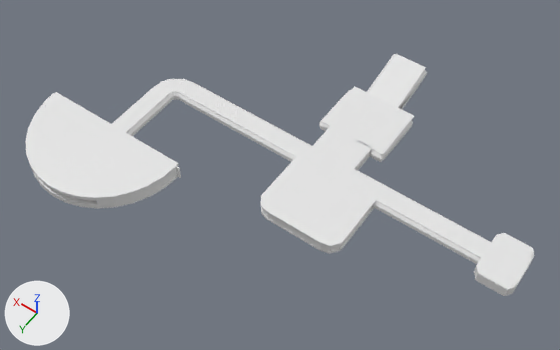
One commit to the FBX model Assets/Scenes/Chapter1-1/Models/Chapter1-1Mesh.fbx: the scene before it, then after it.
The view is the same before and after, from a 50 mm camera at (-89.0, 155.0, 250.0) aimed at (25.0, -6.0, -2.0). Every picture has the same lights, and +X, +Y and +Z are marked at lower left. Where no turn or scale is listed for an object, it has been applied to the vertices. Vertices at the same position are counted once.

Script lines for the objects in view, before the commit:
```python
ob_chamberwallsleft = bpy.data.objects.new('ChamberWallsLeft', me_cube_001)
ob_chamberwallsleft.location = (-14.5, -10.9, 2.4)
ob_plane_004 = bpy.data.objects.new('Plane.004', me_plane_015)
ob_plane_004.location = (-7.6, -22.5, 2.4)
ob_plane_005 = bpy.data.objects.new('Plane.005', me_plane_018)
ob_plane_005.location = (2.7, -17.0, 0.3)
ob_plane_006 = bpy.data.objects.new('Plane.006', me_plane_016)
ob_plane_006.location = (-7.6, -21.8, 4.1)
ob_plane_007 = bpy.data.objects.new('Plane.007', me_plane_017)
ob_plane_007.location = (-68.8, -17.2, 0.4)
ob_plane_008 = bpy.data.objects.new('Plane.008', me_plane_008)
ob_plane_008.location = (-68.8, -17.2, 5.0)
ob_plane_011 = bpy.data.objects.new('Plane.011', me_plane_060)
ob_plane_011.location = (27.4, -22.5, 2.5)
ob_plane_019 = bpy.data.objects.new('Plane.019', me_plane_020)
ob_plane_019.location = (-20.3, -11.8, 2.5)
ob_semi_circle_001 = bpy.data.objects.new('semi_circle.001', me_semi_circle_002)
ob_semi_circle_001.location = (93.3, 20.0, 5.6)
# also in view: 'Plane.009' at (3.0, 2.0, 5.0); 'Cylinder' at (93.0, 38.0, 2.0); 'Plane.013' at (10.0, -51.0, 8.0); 'Plane.051' at (17.0, -1.0, 5.0); 'Plane.029' at (54.0, 4.0, 2.0)
```
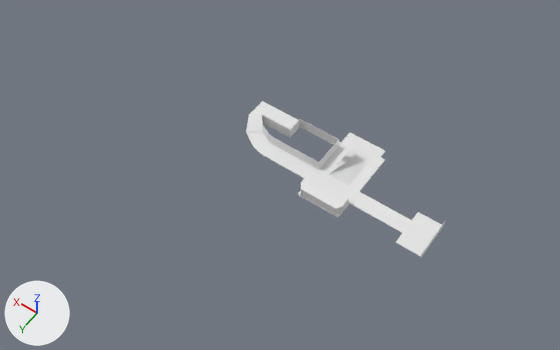
Pixel boxes [x1, y1, x2, y2] of what changed, in the pictures (560 x 350 px):
'semi_circle.001', deleted
    before: [31, 92, 179, 194]
'Plane.051', deleted
    before: [112, 79, 491, 258]
'Plane', reshaped, moved, rescaled
    before: [358, 156, 370, 170]
    after: [246, 101, 442, 257]
'Plane.013', deleted
    before: [312, 54, 426, 172]
'Plane.009', deleted
    before: [261, 156, 376, 247]
'Cylinder', deleted
    before: [25, 94, 178, 209]
'Plane.008', deleted
    before: [476, 233, 535, 290]
'Cube.006', added
    after: [262, 115, 339, 169]
'Plane.001', reshaped, moved, rescaled
    before: [261, 207, 374, 254]
    after: [301, 175, 350, 208]
'Plane.030', deleted
    before: [126, 92, 295, 160]
'Plane.018', deleted
    before: [374, 201, 481, 262]
'Plane.029', deleted
    before: [131, 96, 293, 162]
'Plane.006', deleted
    before: [355, 70, 490, 242]
'Cube', reshaped, moved, rescaled
    before: [474, 257, 534, 296]
    after: [340, 199, 349, 213]
'ChamberWallsLeft', deleted
    before: [288, 206, 372, 251]
'Plane.019', deleted
    before: [372, 204, 478, 264]
'Cube.004', added
    after: [301, 190, 336, 214]
'Plane.012', deleted
    before: [115, 54, 396, 146]
'Plane.004', deleted
    before: [356, 73, 457, 224]
'ChamberWallsRight', deleted
    before: [262, 208, 288, 230]
'Cube.007', added
    after: [421, 221, 445, 257]
'Cube.001', reshaped, moved, turned, rescaled
    before: [176, 166, 181, 178]
    after: [334, 207, 342, 215]
'semi_circle', deleted
    before: [153, 175, 178, 193]
'Plane.011', deleted
    before: [150, 89, 351, 145]

What changed in the scene script:
```text
Change me_plane_013:
    used by ob_plane; location = (10.0, -27.0, 0.2); scale = (3.45, 8.14, 1.0)
    remove me_plane_013.from_pydata(...)  # 94 vertices, 92 faces; spans x -4.61..4.36, y -6.93..0.72, z -0.16..6.0
    add me_plane_013.from_pydata(...)  # 339 vertices, 301 faces; spans x -5.21..4.6, y -1.03..10.06, z -0.37..1.34
    me_plane_013 part 2: 91 vertices removed from x -4.61..4.36, y -6.93..0.72, z -0.16..6.0; 336 vertices added at x -5.21..4.6, y -1.03..10.06, z -0.37..1.34
Change me_cube:
    used by ob_cube; location = (-61.0, -10.2, 2.4); scale = (0.108, 1.0, 2.33)
    remove me_cube.from_pydata(...)  # 52 vertices, 50 faces; spans x -143.6..1.1, y -17.9..4.0, z -1.0..1.0
    add me_cube.from_pydata(...)  # 8 vertices, 6 faces; spans x -1.0..1.0, y -0.9..1.0, z -1.0..1.0
    me_cube part 1
    44 vertices are removed from x -143.6..1.1, y -17.9..4.0, z -1.0..1.0
    46 faces are deleted
    4 vertices in x -1.0..1.0, y -1.0, z -1.0..1.0 move by (0.0, 0.1, 0.0)
    2 new faces join them
Change me_cube_002:
    used by ob_cube_001; location = (72.3, 20.1, 2.3); scale = (15.1, 0.294, 3.11)
    remove me_cube_002.from_pydata(...)  # 8 vertices, 6 faces; spans x -1.0..1.0, y -2.12..-0.12, z -1.0..1.0
    add me_cube_002.from_pydata(...)  # 16 vertices, 12 faces; spans x -1.0..1.0, y -1.0..1.0, z -1.0..1.0
    me_cube_002 part 4: the whole mesh is rebuilt
Change me_plane_001:
    used by ob_plane_001; location = (4.2, 1.5, 0.4); scale = (19.6, 14.9, 5.73)
    remove me_plane_001.from_pydata(...)  # 160 vertices, 158 faces; spans x -1.0..0.92, y -1.0..0.98, z -0.19..0.0
    add me_plane_001.from_pydata(...)  # 50 vertices, 48 faces; spans x -1.0..1.0, y -0.94..0.56, z -0.14..0.0
    me_plane_001 part 3: 149 vertices removed from x -1.0..0.92, y -1.0..0.98, z -0.19..0.0; 39 vertices added at x -1.0..1.0, y -0.94..0.56, z -0.14..0.0
Remove ob_chamberwallsleft:
    ob_chamberwallsleft = bpy.data.objects.new('ChamberWallsLeft', me_cube_001)
Remove ob_plane_019:
    ob_plane_019 = bpy.data.objects.new('Plane.019', me_plane_020)
Change ob_plane:
    ob_plane.location: (10.0, -27.0, 0.2) -> (0.6, 0.2, 7.8)
    ob_plane.scale: (3.45, 8.14, 1.0) -> (-9.54, -4.05, -11.0)
Remove ob_semi_circle_001:
    ob_semi_circle_001 = bpy.data.objects.new('semi_circle.001', me_semi_circle_002)
Change ob_cube:
    ob_cube.location: (-61.0, -10.2, 2.4) -> (-8.5, -0.9, 9.7)
    ob_cube.scale: (0.108, 1.0, 2.33) -> (0.109, 2.92, 2.16)
Remove ob_plane_005:
    ob_plane_005 = bpy.data.objects.new('Plane.005', me_plane_018)
Remove ob_plane_011:
    ob_plane_011 = bpy.data.objects.new('Plane.011', me_plane_060)
Remove ob_plane_007:
    ob_plane_007 = bpy.data.objects.new('Plane.007', me_plane_017)
Remove ob_plane_004:
    ob_plane_004 = bpy.data.objects.new('Plane.004', me_plane_015)
Remove ob_plane_008:
    ob_plane_008 = bpy.data.objects.new('Plane.008', me_plane_008)
Change ob_cube_001:
    ob_cube_001.location: (72.3, 20.1, 2.3) -> (-7.8, 2.8, 9.7)
    ob_cube_001.rotation_euler: (0.0, 0.0, 0.0) -> (0.0, 0.0, -0.552)  # degrees (0, 0, 0) -> degrees (0, 0, -32)
    ob_cube_001.scale: (15.1, 0.294, 3.11) -> (0.102, 1.57, 2.16)
Remove ob_plane_030:
    ob_plane_030 = bpy.data.objects.new('Plane.030', me_plane_012)
Remove ob_plane_051:
    ob_plane_051 = bpy.data.objects.new('Plane.051', me_plane_002)
Remove ob_plane_013:
    ob_plane_013 = bpy.data.objects.new('Plane.013', me_plane_023)
Change ob_plane_001:
    ob_plane_001.location: (4.2, 1.5, 0.4) -> (0.8, 1.2, 12.0)
    ob_plane_001.scale: (19.6, 14.9, 5.73) -> (9.59, 5.12, 1.0)
Remove ob_plane_018:
    ob_plane_018 = bpy.data.objects.new('Plane.018', me_plane_019)
Remove ob_plane_028:
    ob_plane_028 = bpy.data.objects.new('Plane.028', me_plane_011)
Remove ob_plane_003:
    ob_plane_003 = bpy.data.objects.new('Plane.003', me_plane_014)
Remove ob_plane_012:
    ob_plane_012 = bpy.data.objects.new('Plane.012', me_plane_061)
Remove ob_chamberwallsright:
    ob_chamberwallsright = bpy.data.objects.new('ChamberWallsRight', me_cube_003)
Remove ob_cylinder:
    ob_cylinder = bpy.data.objects.new('Cylinder', me_cylinder_002)
Remove ob_plane_029:
    ob_plane_029 = bpy.data.objects.new('Plane.029', me_plane_066)
Remove ob_semi_circle:
    ob_semi_circle = bpy.data.objects.new('semi_circle', me_semi_circle)
Remove ob_plane_006:
    ob_plane_006 = bpy.data.objects.new('Plane.006', me_plane_016)
Remove ob_plane_009:
    ob_plane_009 = bpy.data.objects.new('Plane.009', me_plane_022)
Add ob_cube_006:
    ob_cube_006 = bpy.data.objects.new('Cube.006', me_cube_010)  # 125 vertices, 124 faces; spans x -21.5..11.8, y -7.3..7.4, z -1.7..3.4
    ob_cube_006.location = (31.6, -18.1, 8.9)
Add ob_cube_004:
    ob_cube_004 = bpy.data.objects.new('Cube.004', me_cube_004_1)  # a box spanning x -8.0..8.0, y -0.1..0.1, z -2.2..2.2
    ob_cube_004.location = (0.6, 3.9, 9.7)
Add ob_cube_007:
    ob_cube_007 = bpy.data.objects.new('Cube.007', me_cube_011)  # a box spanning x -0.1..0.1, y -9.1..8.8, z -1.4..1.4
    ob_cube_007.location = (-43.2, -7.2, 8.7)
```
